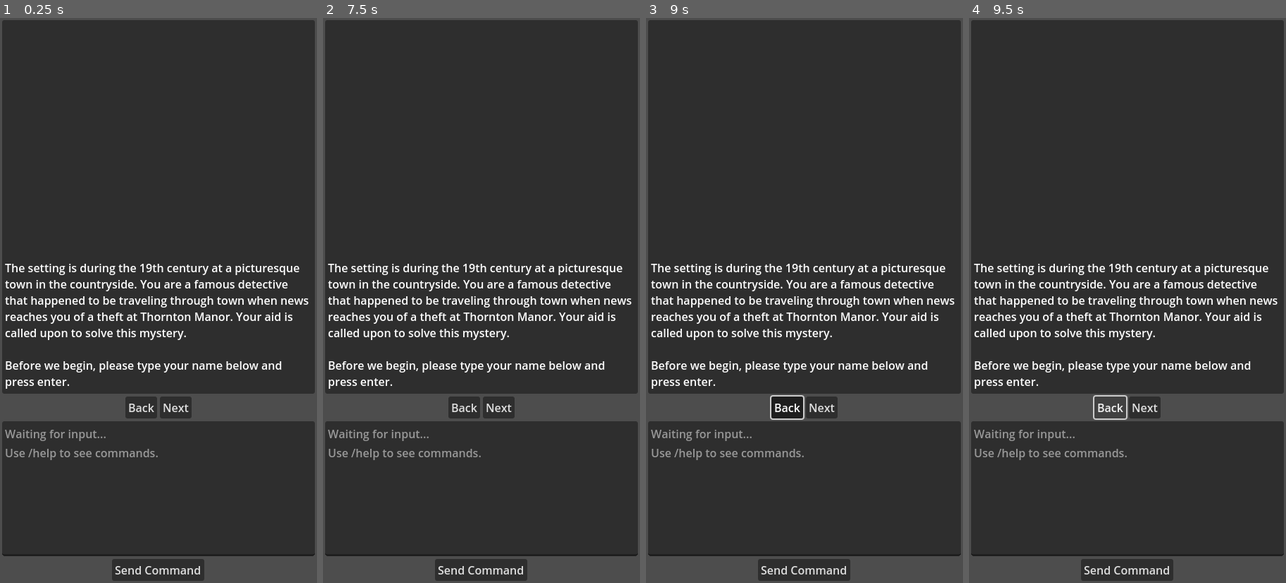
Above: before the commit, frames 1-4 (left to right).
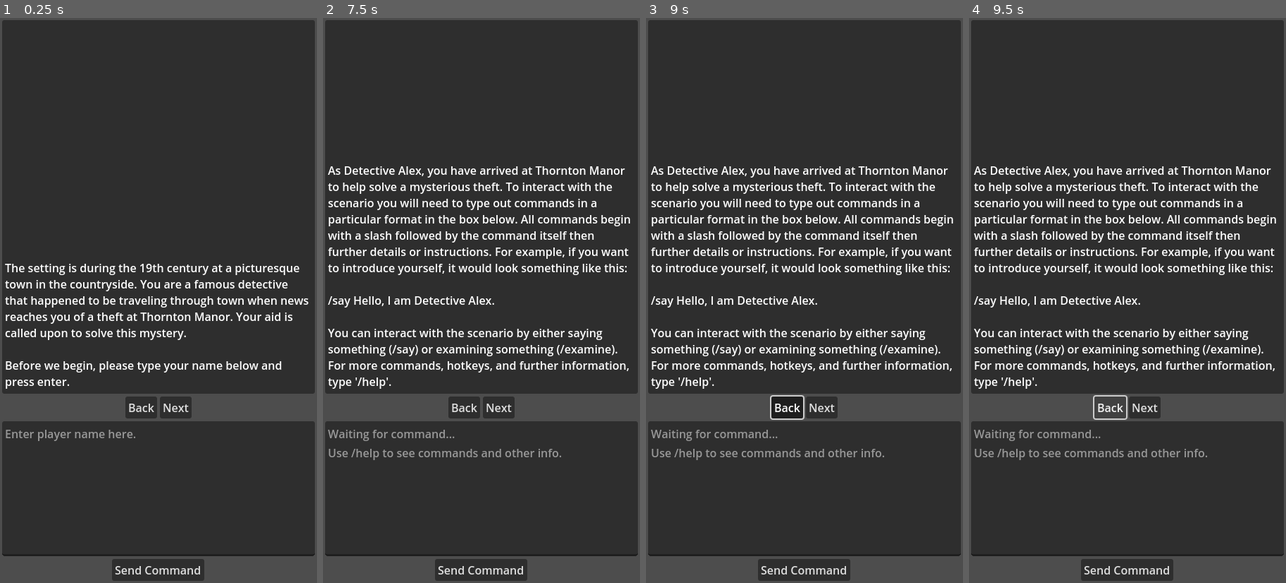
Above: after the commit, the same moments.

Repository: edmundmtang/gpt_mystery_game
Game: Godot game, scene res://Main.tscn
The game is run twice, just before and just after one commit, with the same random seed, the same clock (stepped at 60 frames per second) and the same inputs.
Inputs (mouse positions are in pixels of both pictures, inside the frame that each line leads up to):
- Up to frame 1 (0.25 s): no input
- Up to frame 2 (7.5 s): click (481, 486) at 0.52 s; type "Alex" at 0.6 s; click "Next" at 1.25 s; click "Next" at 2 s; click "Send Command" at 2.75 s; click "Send Command" at 3.5 s; click "Next" at 4.25 s; click "Send Command" at 5 s; click "Back" at 5.75 s; move the mouse to (551, 272) at 6.52 s; click (551, 272) at 6.67 s; tap Enter at 7.25 s; move the mouse to (418, 328) at 7.27 s; click (418, 328) at 7.42 s
- Up to frame 3 (9 s): tap Space at 8 s; move the mouse to (836, 176) at 8.02 s; click (836, 176) at 8.17 s; tap Enter at 8.75 s; move the mouse to (788, 413) at 8.77 s; click (788, 413) at 8.92 s
- Up to frame 4 (9.5 s): no input

The runs differ from the first frame. In frame 1, 0.6% of the frame differs, in the area x 1-50%, y 72-79%; in frame 2, 9.0%, in the area x 1-98%, y 26-78%; in frame 3, 9.0%; in frame 4, 9.0%.
Error in both runs: Cannot call method 'get_as_text' on a null value. (res://OpenAI_API.gd:9)

Commit message:
Add parsing of LLM outputs to put in the display.

Diff:
--- a/godot/ChatGenerator.gd
+++ b/godot/ChatGenerator.gd
@@ -11,29 +11,45 @@
     ACTION
 }
 
-signal new_input_message(text: String, type: int)
-signal new_output_message(text: String, type: int)
+signal new_display_message(text: Array[Dictionary], type: int)
+signal new_input_message(text: Dictionary, type: int)
+signal new_output_message(text: Dictionary, type: int)
 
 func _ready() -> void:
     openai_api = OpenAI_API.new()
     add_child(openai_api)
 
-func format_input(text: String, type: int) -> Dictionary:
+func format_input_for_llm(text: String, type: int) -> Dictionary:
     var content: String
-    if type == TextType.CONVERSATION:
-        content = "{\n\"speaker\": \"Detective " + GameState.player_name + "\",\n\"content\": \"" + text + "\"\n}"
-    elif type == TextType.DESCRIPTION:
-        content = "I examine " + text
-    else:
-        push_error("Invalid text type provided.")
+    match type:
+        TextType.CONVERSATION:
+            content = "{\n\"speaker\": \"Detective " + GameState.player_name + "\",\n\"content\": \"" + text + "\"\n}"
+        TextType.DESCRIPTION:
+            content = "I examine " + text
+        _:
+            push_error("Invalid text type provided.")
     return {"role": "user", "content": content}
+
+func format_input_for_display(text: String, type: int) -> Array[Dictionary]:
+    var res: Array[Dictionary]
+    match type:
+        TextType.CONVERSATION:
+            res = [{"speaker": "Detective " + GameState.player_name,
+                "content": text}]
+        TextType.DESCRIPTION:
+            res = [{"description": "You examine " + text + "."}]
+        _:
+            push_error("Invalid text type provided.")
+    return res
 
 func format_output(text: String) -> Dictionary:
     return { "role": "assistant", "content": text}
 
 func add_input_message(text: String, type: int) -> void:
-    var new_message := format_input(text, type)
-    new_input_message.emit(new_message, type)
+    var display_message := format_input_for_display(text, type)
+    new_display_message.emit(display_message, type)
+    var llm_message := format_input_for_llm(text, type)
+    new_input_message.emit(llm_message, type)
 
 func prepare_messages(type: int) -> Array:
     # Format messages for chat completion call
@@ -58,10 +74,11 @@
 func continue_text(type: int) -> void:
     var message_array := prepare_messages(type)
     openai_api.do_chat_completion(message_array)
-    var new_message = await openai_api.chat_response
-    if verify_output_message(new_message["content"], type):
+    var new_output = await openai_api.chat_response
+    if verify_output_message(new_output["content"], type):
         # True: add to the ongoing list of messages and then do something to display
-        new_output_message.emit(new_message)
+        new_display_message.emit(parse_output_for_display(new_output), type)
+        new_output_message.emit(new_output, type)
     else:
         # False: increase the retry_counter -> if too high push_error
         # otherwise, call continue_text again & hope we randomly do better
@@ -92,3 +109,12 @@
             else:
                 return false
     return true
+
+func parse_output_for_display(output: Dictionary) -> Array[Dictionary]:
+    var res : Array[Dictionary]
+    # we're probably struggling to properly parse this output so we'd
+    # need to break it down into a couple of steps
+    var data = JSON.parse_string(output["content"])
+    for item in data:
+        res.append(item)
+    return res
--- a/godot/DisplayBox.gd
+++ b/godot/DisplayBox.gd
@@ -3,10 +3,11 @@
 
 var conversation: Array # An array of the messages that should be displayed.
 var introduction: String = "The setting is during the 19th century at a picturesque town in the countryside. You are a  …(224 unchanged characters)…
-
+var instruction_index := 999 # Initialize to arbitrarily large number
 @onready var text_box = %RichTextLabel
 
 enum navigation {
+    INSTRUCTIONS,
     HELP,
     PREVIOUS,
     NEXT,
@@ -22,23 +23,34 @@
 func start_scenario():
     # Clear player name
     # Set input box to state for receiving a new name
-    multi_update_display([{"description": introduction}], ChatGenerator.TextType.DESCRIPTION)
+    add_display_messages([{"description": introduction}], ChatGenerator.TextType.DESCRIPTION)
 
-func multi_update_display(messages: Array[Dictionary], type: int) -> void:
+func show_instructions():
+    if len(GameState.display_messages) > instruction_index:
+        go_to(instruction_index) # Instructions should always be at index 1
+    else:
+        var instructions: String = "As Detective " + GameState.player_name + ", you have arrived at Thornton Manor to help solve a mysterious theft. To interact with the scenario you will need to type out commands in a particular format in the box below. All commands begin with a slash followed by the command itself then further details or instructions. For example, if you want to introduce yourself, it would look something like this:\n\n/say Hello, I am Detective " + GameState.player_name + ".\n\nYou can interact with the scenario by either saying something (/say) or examining something (/examine). For more commands, hotkeys, and further information, type '/help'."
+        add_display_messages([{"description": instructions}], ChatGenerator.TextType.DESCRIPTION)
+        instruction_index = len(GameState.display_messages) - 1 # is the newest message
+
+func add_display_messages(messages: Array[Dictionary], type: int) -> void:
     # Format and add messages array to GameState.display_messages
     for message in messages:
         var formatted_message = format_message(message, type)
-        GameState.display_messages.append(formatted_message)
+        GameState.add_display_message(formatted_message)
     # Figure out the appropriate max index based on number of new messages
     # Update display message index by 1 then use update_display() to update view
     GameState.display_index += 1
-    update_display(GameState.fetch_display_message())
+    update_display()
 
-func update_display(message: String) -> void:
-    # parse the dictionary of text information in message and then
+func go_to(index: int) -> void:
+    GameState.display_index = index
+    update_display()
+
+func update_display() -> void:
     # change what is displayed in text_box
     # should do this in a gradual manner that looks nice + maybe has sound
-    text_box.text = message
+    text_box.text = GameState.fetch_display_message()
 
 func format_message(message: Dictionary, type: int) -> String:
     # take message as a dictionary then format it as BBCode to use in display
@@ -46,4 +58,9 @@
     match type:
         ChatGenerator.TextType.DESCRIPTION:
             res = "[left]" + message["description"] + "[/left]"
+        ChatGenerator.TextType.CONVERSATION:
+            res = "[left][u][b]" + message["speaker"] + "[/b][/u]"
+            if message.has("status"):
+                res += "\n[i]" + message["status"] + "[/i]"
+            res += "\n" + message["content"] + "[/left]"
     return res
--- a/godot/GameState.gd
+++ b/godot/GameState.gd
@@ -6,7 +6,8 @@
 var messages: Array[Dictionary]
 var display_messages: Array
 var display_index := -1
-var player_name: String = "Anne Holloway"
+var max_display_index := -1
+var player_name: String
 
 func _ready() -> void:
     load_context("context.json")
@@ -30,3 +31,22 @@
 
 func fetch_display_message() -> String:
     return display_messages[display_index]
+
+func add_display_message(message: String) -> void:
+    display_messages.append(message)
+    max_display_index += 1
+
+func go_previous() -> void:
+    display_index -= 1
+    if display_index < 0: display_index = 0
+
+func go_next() -> void:
+    display_index += 1
+    if display_index > max_display_index: display_index = max_display_index
+
+func restart_game() -> void:
+    load_context("context.json")
+    messages = []
+    display_messages = []
+    display_index = -1
+    player_name = ""
--- a/godot/InputBox.gd
+++ b/godot/InputBox.gd
@@ -1,7 +1,4 @@
 extends MarginContainer
-
-var has_player_name := false
-var standard_placeholder := "Waiting for input...\nUse/help to see commands."
 
 signal command_event(text: String, type: int)
 signal navigation_event(event_id: int)
@@ -23,9 +20,14 @@
 CTRL+Backspace  : Go to the previous page in the story.
 CTRL+Enter      : Go to the next page in the story."""
 
+func _ready() -> void:
+    set_waiting_for_player_name()
+
 func process_command() -> void:
-    if !has_player_name:
+    if GameState.player_name == "":
         update_player_name()
+        set_default_placeholder_text()
+        navigation_event.emit(DisplayBox.navigation.INSTRUCTIONS)
     else:
         var input_array := Array(text_box.text.strip_edges().split(" "))
         var command : String = input_array.pop_front().to_lower()
@@ -57,8 +59,14 @@
     call_deferred("clear_text")
 
 func update_player_name():
-        GameState.player_name = " ".join(Array(text_box.text.strip_edges().split(" "))) # Clean white space
-        GameState.insert_player_name()
+    GameState.player_name = " ".join(Array(text_box.text.strip_edges().split(" "))) # Clean white space
+    GameState.insert_player_name()
 
 func clear_text() -> void:
     text_box.clear()
+
+func set_waiting_for_player_name():
+    text_box.placeholder_text = "Enter player name here."
+
+func set_default_placeholder_text():
+    text_box.placeholder_text = "Waiting for command...\nUse /help to see commands and other info."
--- a/godot/Main.gd
+++ b/godot/Main.gd
@@ -18,14 +18,12 @@
         return
     if input_event.keycode == 4194309: # Enter key
         if input_event.ctrl_pressed == true:
-            # Go forward in messages
             print("Go forward in messages")
-            pass
+            handle_navigation_event(DisplayBox.navigation.NEXT)
         else:
             if input_event.shift_pressed == true:
                 # Actually do nothing because if we're in the text box
                 # then we'd just make a new line
-                print("Make a new line")
                 pass
             else:
                 # Take the text in the input box and use it as a command
@@ -37,21 +35,47 @@
         if input_event.ctrl_pressed == true:
             # Go back in messsages
             print("Go back in messages")
-            pass
+            handle_navigation_event(DisplayBox.navigation.PREVIOUS)
 
 func _ready() -> void:
     get_tree().get_root().min_size = Vector2i(350, 400) # window min size
     input_box.command_event.connect(
-        func(text, type) -> void:
+        func(text: String, type: int) -> void:
             chat_generator.add_input_message(text, type)
-#            chat_generator.continue_text(type)
+    )
+    input_box.navigation_event.connect(
+        func(type: int) -> void:
+            handle_navigation_event(type)
+    )
+    chat_generator.new_display_message.connect(
+        func(messages: Array[Dictionary], type: int) -> void:
+            display_box.add_display_messages(messages, type)
     )
     chat_generator.new_input_message.connect(
-        func(message, type) -> void:
-            print(message)
+        func(message: Dictionary, type: int) -> void:
+            GameState.messages.append(message)
+            chat_generator.continue_text(type)
+    )
+    chat_generator.new_output_message.connect(
+        func(message: Dictionary, _type: int) -> void:
             GameState.messages.append(message)
     )
-    chat_generator.new_output_message.connect(
-        func(message, type) -> void:
-            GameState.messages.append(message)
-    )
+
+func handle_navigation_event(type: int) -> void:
+    match type:
+        DisplayBox.navigation.INSTRUCTIONS:
+            display_box.show_instructions()
+        DisplayBox.navigation.PREVIOUS:
+            GameState.go_previous()
+            display_box.update_display()
+        DisplayBox.navigation.NEXT:
+            GameState.go_next()
+            display_box.update_display()
+        DisplayBox.navigation.CURRENT:
+            pass
+        DisplayBox.navigation.SUMMARY:
+            pass
+        DisplayBox.navigation.RESTART:
+            pass
+        DisplayBox.navigation.EXIT:
+            pass
